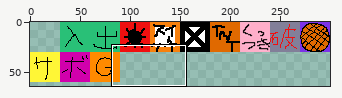
Sprite sheet: SirensMoon/resource/MapData/tile_icon.png. Above, an overview of the earlier version with the close-up marked.
Close-up. Before the commit:
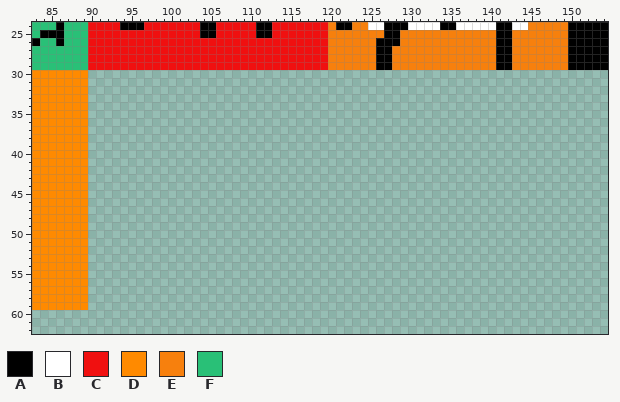
The file is 300x150 pixels. Colours within 5 levels of each other are drawn and written as one. Shown: x 83..154, y 24..62. The wide view leaves out empty margins.
Palette (. is transparent): A #000000  B #ffffff  C #f01010  D #ff8a00  E #f7800d  F #29c077
Pixels before (only the part around the change), first column x 85:
24 FAFFFCCCCAAACCCCCCCAACCCCCAACCCCCCCEAAEEBBAAABBBBAABBBBBAABBEEEEEAAAAA
25 AAFFFCCCCCCCCCCCCCCAACCCCCAACCCCCCCEEEEEEEAAEEEEEEEEEEEEAAEEEEEEEAAAAA
26 FAFFFCCCCCCCCCCCCCCCCCCCCCCCCCCCCCCEEEEEEAAAEEEEEEEEEEEEAAEEEEEEEAAAAA
27 FFFFFCCCCCCCCCCCCCCCCCCCCCCCCCCCCCCEEEEEEAAEEEEEEEEEEEEEAAEEEEEEEAAAAA
28 FFFFFCCCCCCCCCCCCCCCCCCCCCCCCCCCCCCEEEEEEAAEEEEEEEEEEEEEAAEEEEEEEAAAAA
29 FFFFFCCCCCCCCCCCCCCCCCCCCCCCCCCCCCCEEEEEEAAEEEEEEEEEEEEEAAEEEEEEEAAAAA
30 DDDDD.................................................................
31 DDDDD.................................................................
32 DDDDD.................................................................
33 DDDDD.................................................................
34 DDDDD.................................................................
35 DDDDD.................................................................
36 DDDDD.................................................................
37 DDDDD.................................................................
38 DDDDD.................................................................
39 DDDDD.................................................................
40 DDDDD.................................................................
41 DDDDD.................................................................
42 DDDDD.................................................................
43 DDDDD.................................................................
44 DDDDD.................................................................
45 DDDDD.................................................................
46 DDDDD.................................................................
47 DDDDD.................................................................
48 DDDDD.................................................................
49 DDDDD.................................................................
50 DDDDD.................................................................
51 DDDDD.................................................................
52 DDDDD.................................................................
53 DDDDD.................................................................
54 DDDDD.................................................................
55 DDDDD.................................................................
56 DDDDD.................................................................
57 DDDDD.................................................................
58 DDDDD.................................................................
59 DDDDD.................................................................
60 ......................................................................
61 ......................................................................
62 ......................................................................
And afterwards:
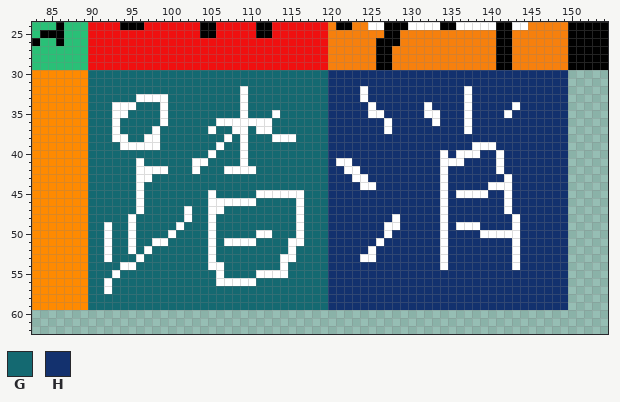
Colours new in this view: G #146971  H #13316e
Difference:
Changed rows in their new state; - is an unchanged pixel.
first column x 90:
30 GGGGGGGGGGGGGGGGGGGGGGGGGGGGGGHHHHHHHHHHHHHHHHHHHHHHHHHHHHHH
31 GGGGGGGGGGGGGGGGGGGGGGGGGGGGGGHHHHHHHHHHHHHHHHHHHHHHHHHHHHHH
32 GGGGGGGGGGGGGGGGGGGBGGGGGGGGGGHHHHBHHHHHHHHHHHHBHHHHHHHHHHHH
33 GGGGGGBBBBGGGGGGGGGBGGGGGGGGGGHHHHBHHHHHHHHHHHHBHHHHHHHHHHHH
34 GGGBBBGGGBGGGGGGGGGBGGGGGGGGGGHHHHHBHHHHHHBHHHHBHHHHHBHHHHHH
35 GGGBBGGGGBGGGGGGGGGBGGGBGGGGGGHHHHHBBHHHHHBBHHHBHHHHBHHHHHHH
36 GGGBGGGGGBGGGGGGBBBBBBBGGGGGGGHHHHHHHBHHHHHBHHHBHHHHHHHHHHHH
37 GGGBGGGGBGGGGGGBGGBBGBBGGGGGGGHHHHHHHBHHHHHHHHHBHHHHHHHHHHHH
38 GGGBBGGBBGGGGGGGGBGBGGGBBBGGGGHHHHHHHHHHHHHHHHHHHHHHHHHHHHHH
39 GGGGBBBBBGGGGGGGBGGBGGGGGGGGGGHHHHHHHHHHHHHHHHHHBBBHHHHHHHHH
40 GGGGGGGGGGGGGGGBGGGBGGGGGGGGGGHHHHHHHHHHHHHHBHBBBHHBHHHHHHHH
41 GGGGGGBGGGGGGBBGGGGBGGGGGGGGGGHBBHHHHHHHHHHHBBBHHHHBHHHHHHHH
42 GGGGGGBBBBGGGBGGGBBBBGGGGGGGGGHHBBHHHHHHHHHHBHHHHHHBHHHHHHHH
43 GGGGGGBBGGGGGGGGGGGGGGGGGGGGGGHHHBBHHHHHHHHHBHHHHHHHBHHHHHHH
44 GGGGGGBGGGGGGGGGGGGGGGGGGGGGGGHHHHBBHHHHHHHHBHHHHHBBBHHHHHHH
45 GGGGGGBGGGGGGGGBGGGGGBBBBBBGGGHHHHHHHHHHHHHHBHBBBBHHBHHHHHHH
46 GGGGGGBGGGGGGGGBBBBBBGGGGGBGGGHHHHHHHHHHHHHHBHHHHHHHBHHHHHHH
47 GGGGGGBGGGGGBGGBBGGGGGGGGGBGGGHHHHHHHHHHHHHHBHHHHHHHBHHHHHHH
48 GGGGGBGGGGGGBGGBGGGGGGGGGGBGGGHHHHHHHHBHHHHHBHHHHHHHHBHHHHHH
49 GGBGGBGGGGGBGGGBGGGGGGGGGGBGGGHHHHHHHBBHHHHHBHBBBHHHHBHHHHHH
50 GGBGGBGGGGBGGGGBGGGGGBBGGGBGGGHHHHHHHBHHHHHHBHHHHBBBBBHHHHHH
51 GGBGGBGGBBGGGGGBGBBBBGGGGBBGGGHHHHHHBHHHHHHHBHHHHHHHHBHHHHHH
52 GGBGGBGBGGGGGGGBGGGGGGGGGBGGGGHHHHHBHHHHHHHHBHHHHHHHHBHHHHHH
53 GGBGGGBGGGGGGGGBGGGGGGGGBBGGGGHHHHBBHHHHHHHHBHHHHHHHHBHHHHHH
54 GGGGBBGGGGGGGGGBBGGGGGGGBGGGGGHHHHHHHHHHHHHHBHHHHHHHHBHHHHHH
55 GGGBGGGGGGGGGGGGBGGGGBBBBGGGGGHHHHHHHHHHHHHHHHHHHHHHHHHHHHHH
56 GGBGGGGGGGGGGGGGBBBBBGGGGGGGGGHHHHHHHHHHHHHHHHHHHHHHHHHHHHHH
57 GGBGGGGGGGGGGGGGGGGGGGGGGGGGGGHHHHHHHHHHHHHHHHHHHHHHHHHHHHHH
58 GGGGGGGGGGGGGGGGGGGGGGGGGGGGGGHHHHHHHHHHHHHHHHHHHHHHHHHHHHHH
59 GGGGGGGGGGGGGGGGGGGGGGGGGGGGGGHHHHHHHHHHHHHHHHHHHHHHHHHHHHHH
Boxes around the changes in both close-ups, in picture pixels (x1, y1, x2, y2):
added: (88, 70, 568, 310)
